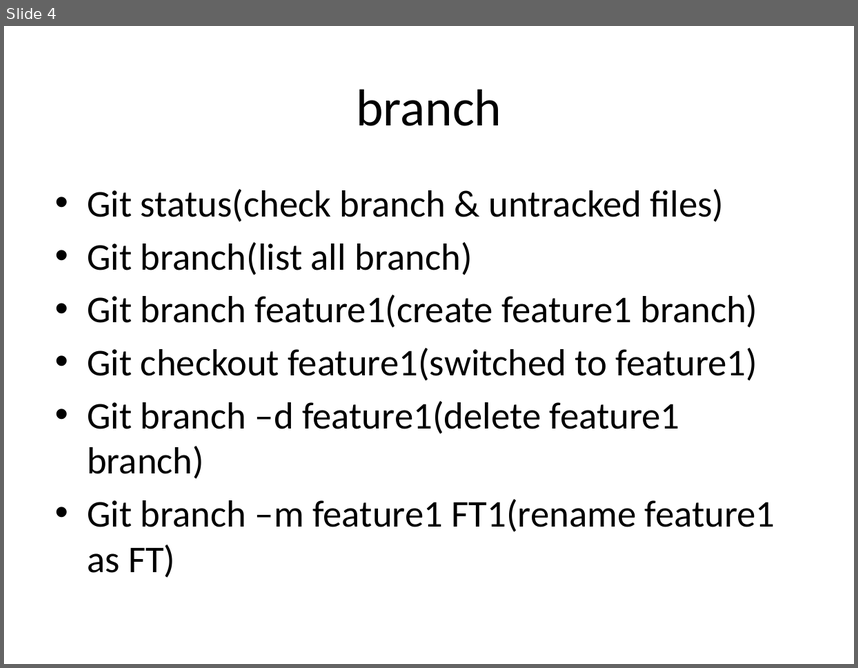
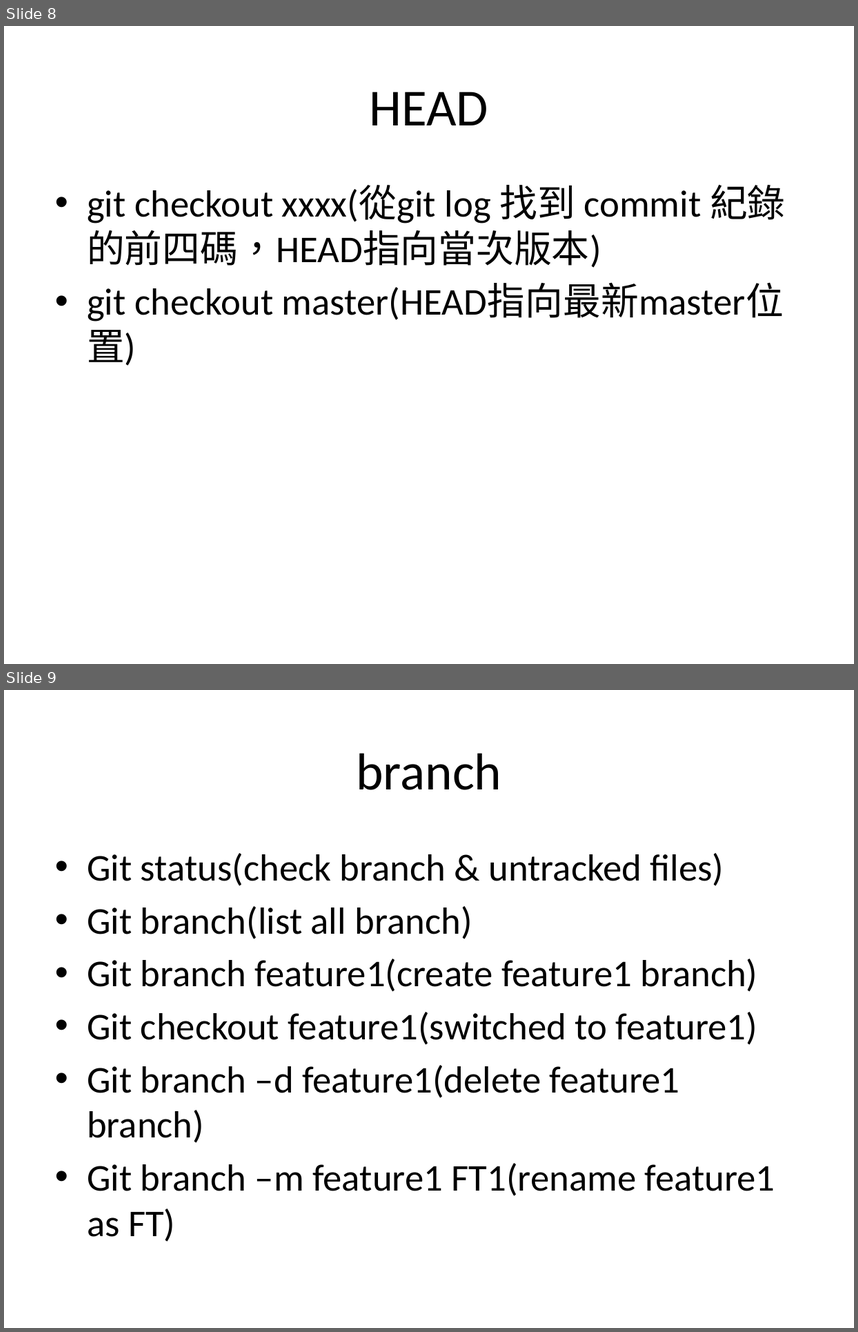
Before and after one commit to Howard0501/test, a slide deck: github_tutorial.pptx. Shown one above the other, each under a label of ours: slide 4 before the commit, slides 8 and 9 after it. The pictures are 858x668 and 858x1332 pixels, drawn with LibreOffice and Linux fonts; fonts in the diff are those of the drawing. Boxes give left, top, right and bottom in pixels: in the first picture for what was removed or moved away, otherwise in the second. Text is boxed around its words. In the diff, an @@ line names an element or a change of style, - is before the commit and + after.

```diff
--- a/github_tutorial.pptx
+++ b/github_tutorial.pptx
@@ slide 8 added at bbox=[4, 26, 854, 664], background #FFFFFF @@
@@ title added at bbox=[370, 92, 489, 125], 44 pt, text #000000 @@
+HEAD
@@ text added at bbox=[87, 185, 786, 321], 32 pt, text #000000 @@
+• git checkout xxxx(從git log 找到 commit 紀錄的前四碼，HEAD指向當次版本)
+• git checkout master(HEAD指向最新master位置)
@@ what was slide 4 is now slide 9 @@
```
Also in this commit, not shown: 1 slide changed, 6 other slides added, 1 slide removed.
